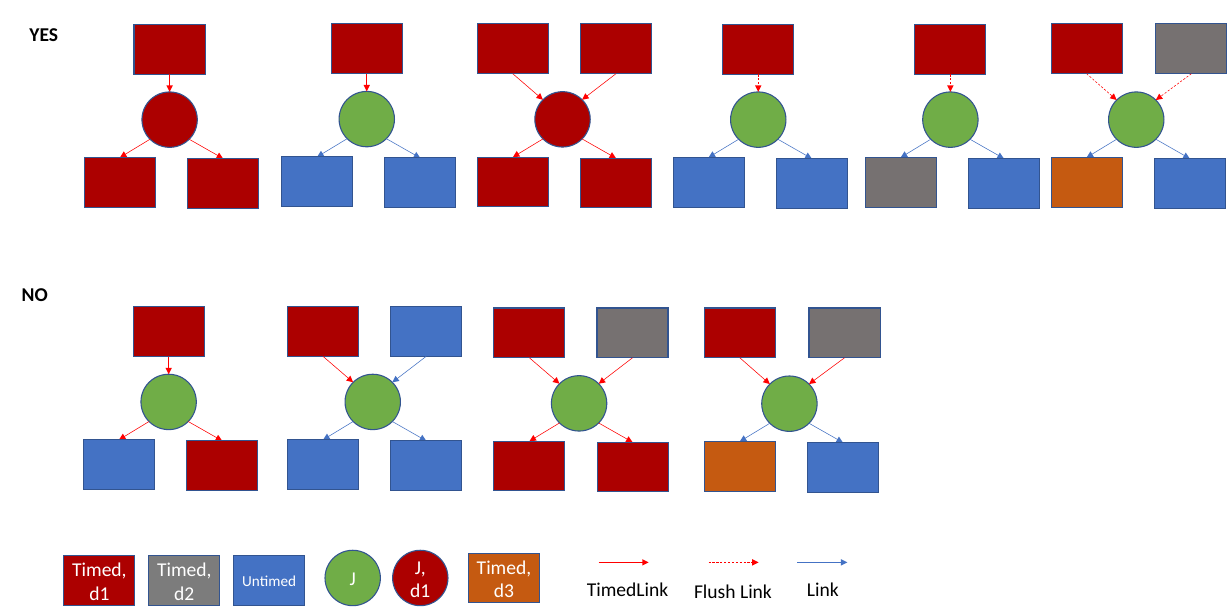
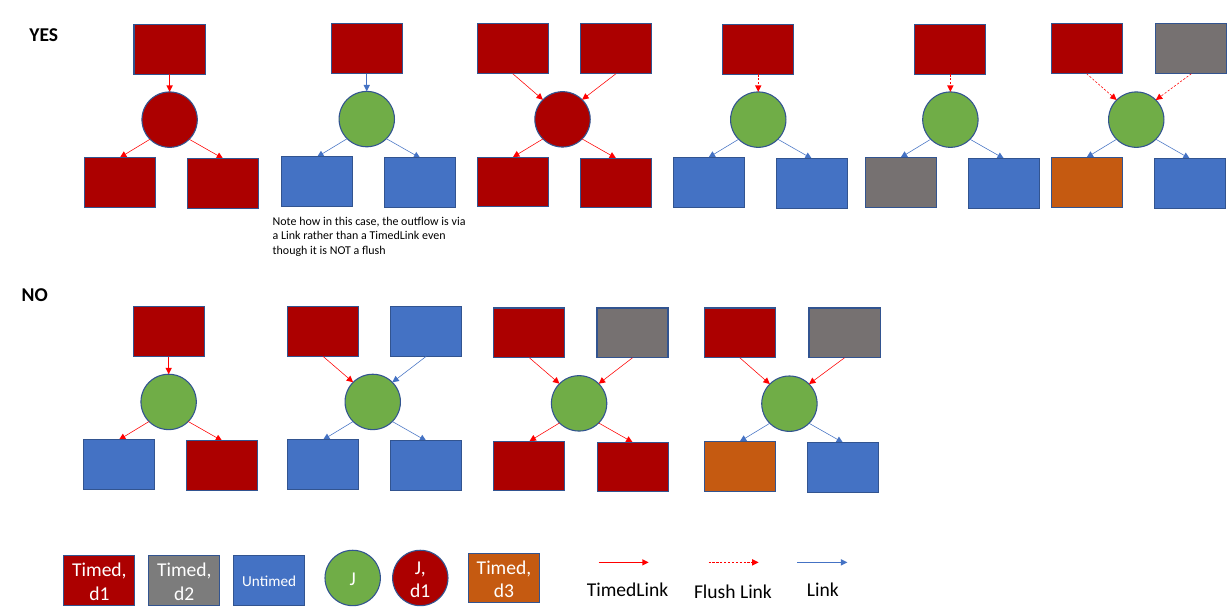
Before and after one commit to atomicateam/atomica, a slide deck: slide 11 of docs/general/timed-examples.pptx (slide 10 before the commit). Drawn at 1232x616 pixels with LibreOffice and Linux fonts; fonts in the diff are those of the drawing. Boxes give left, top, right and bottom in pixels: in the first picture for what was removed or moved away, otherwise in the second. Text is boxed around its words. In the diff, an @@ line names an element or a change of style, - is before the commit and + after.

Commit message:
More timed tests

```diff
--- a/docs/general/timed-examples.pptx
+++ b/docs/general/timed-examples.pptx
@@ arrow (367, 74) - (367, 92): stroke #FF0000 0.5 pt to #4472C4 0.5 pt @@
@@ text added at <box>273,216,466,256</box>, 11 pt, text #000000 @@
+Note how in this case, the outflow is via a Link rather than a TimedLink even
+though it is NOT a flush
```
Also in this commit, not shown: 2 other slides changed, 13 other files.
